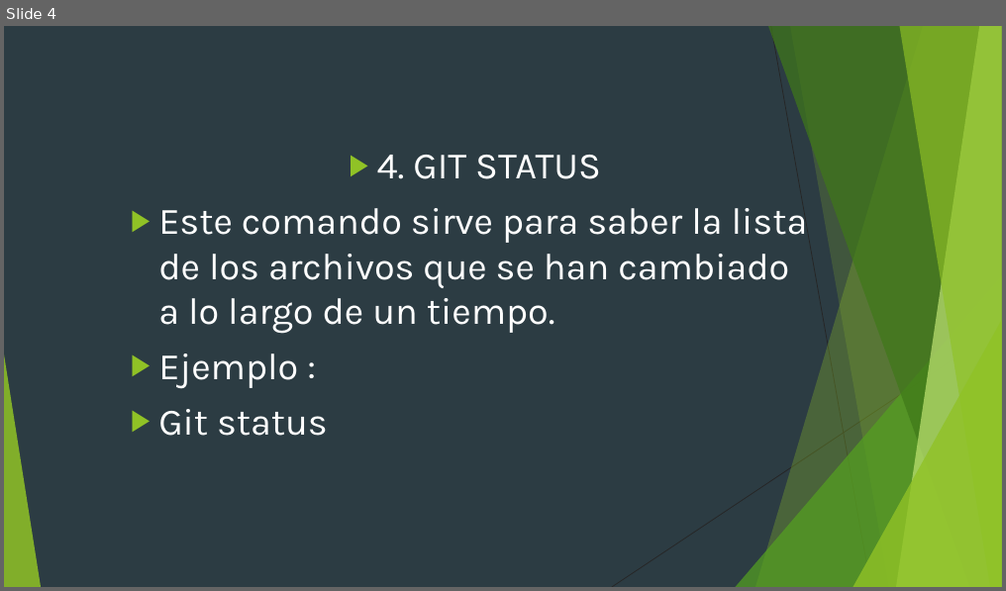
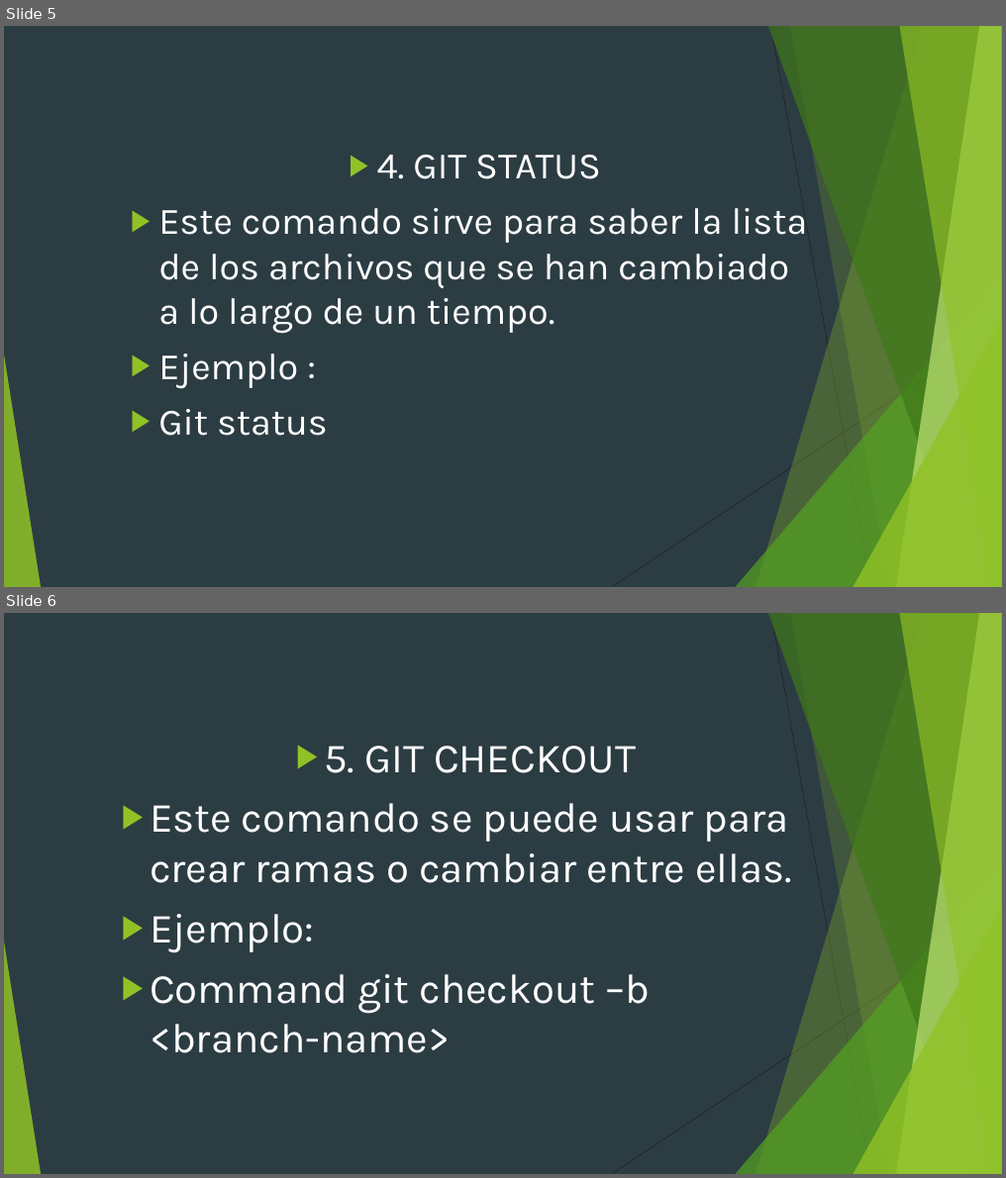
Before and after one commit to Wocinco/tareaAnalisiss, a slide deck: tarea.pptx. Shown one above the other, each under a label of ours: slide 4 before the commit, slides 5 and 6 after it. The pictures are 1006x591 and 1006x1178 pixels, drawn with LibreOffice and Linux fonts; fonts in the diff are those of the drawing. Boxes give left, top, right and bottom in pixels: in the first picture for what was removed or moved away, otherwise in the second. Text is boxed around its words. In the diff, an @@ line names an element or a change of style, - is before the commit and + after.

Commit message:
esto es para lam version5

```diff
--- a/tarea.pptx
+++ b/tarea.pptx
@@ slide 6 added at <box>4,613,1002,1174</box>, background #2C3C43; not listed: 10 template elements that a slide beside it also shows @@
@@ text added at <box>150,746,792,1054</box>, 40 pt, text #FFFFFF @@
+▶ 5. GIT CHECKOUT
+▶ Este comando se puede usar para crear ramas o cambiar entre ellas.
+▶ Ejemplo:
+▶ Command git checkout –b <branch-name>
@@ what was slide 4 is now slide 5 @@
```
Also in this commit, not shown: 1 other slide added.
